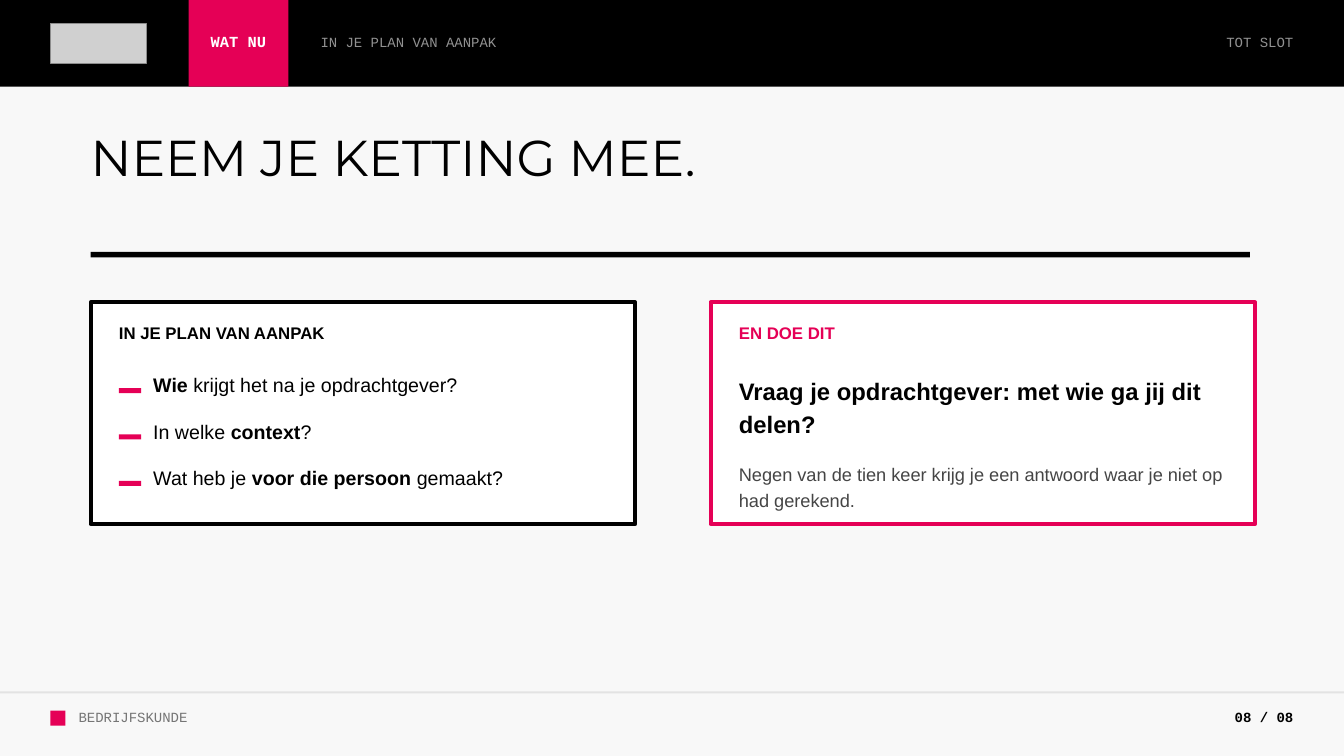
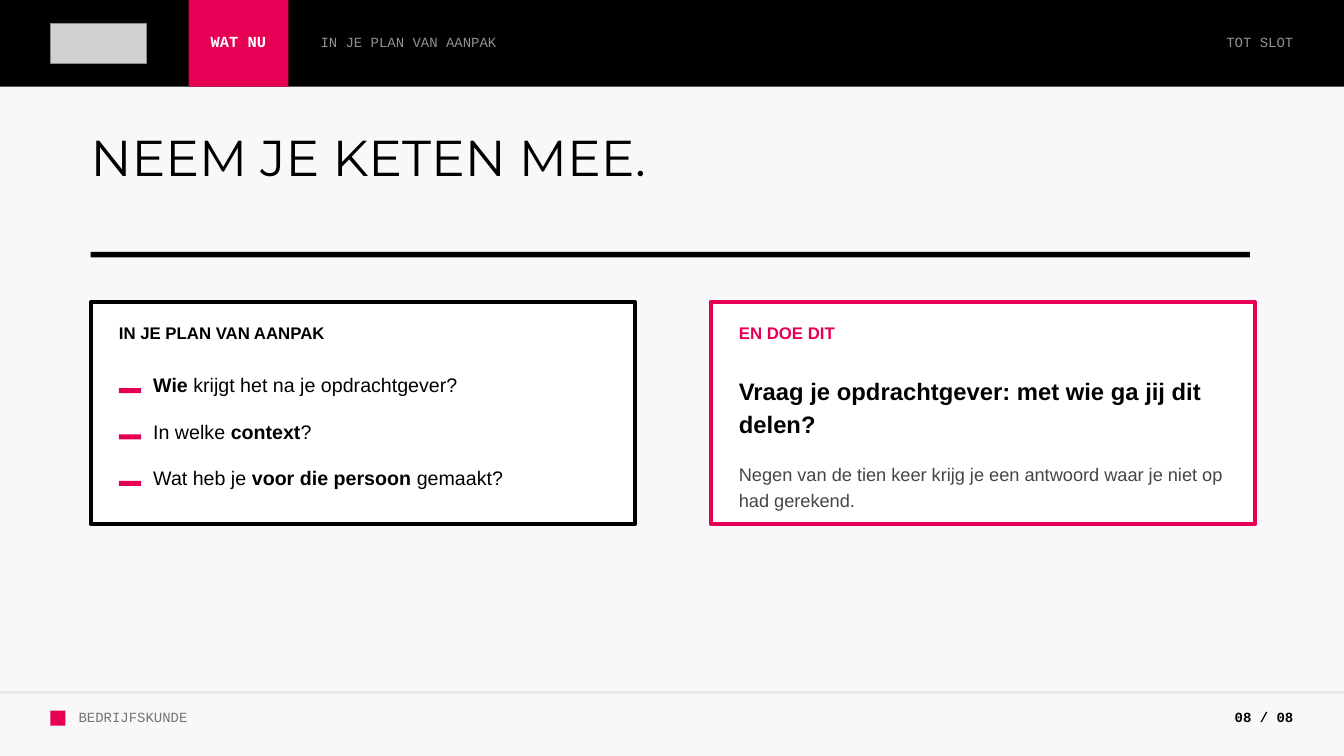
Before and after one commit to hanbedrijfskunde/aod-communicatie-slides, a slide deck: slide 8 of Werkcollege-2-waar-gaat-jouw-advies-heen.pptx. Drawn at 1344x756 pixels with LibreOffice and Linux fonts; fonts in the diff are those of the drawing; grey boxes stand for pictures. Boxes give left, top, right and bottom in pixels: in the first picture for what was removed or moved away, otherwise in the second. Text is boxed around its words. In the diff, an @@ line names an element or a change of style, - is before the commit and + after.

```diff
--- a/Werkcollege-2-waar-gaat-jouw-advies-heen.pptx
+++ b/Werkcollege-2-waar-gaat-jouw-advies-heen.pptx
@@ text at [91, 140, 646, 177]: text changed @@
-NEEM JE KETTING MEE.
+NEEM JE KETEN MEE.
```
Also in this commit, not shown: 3 other slides changed, 12 other files.
